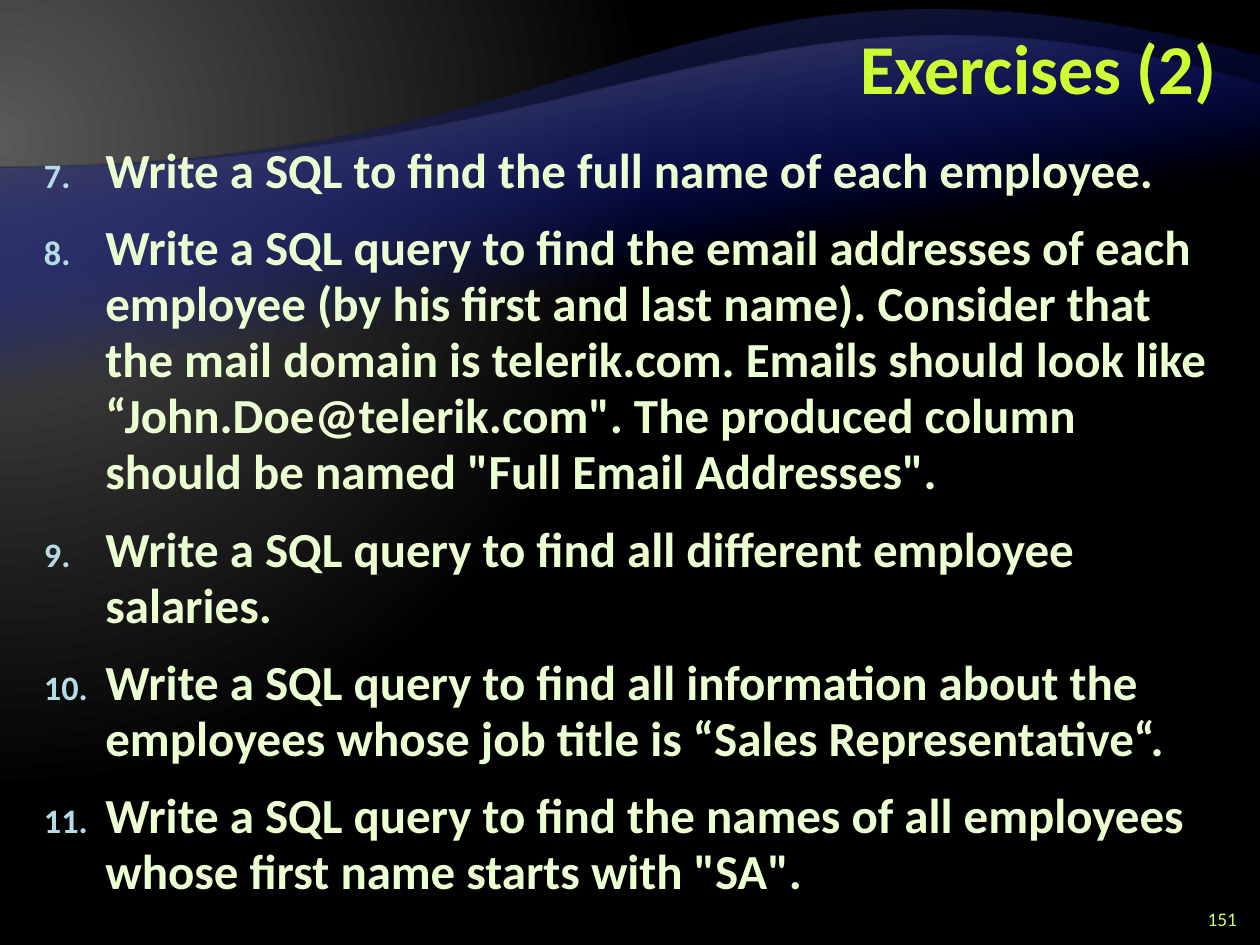
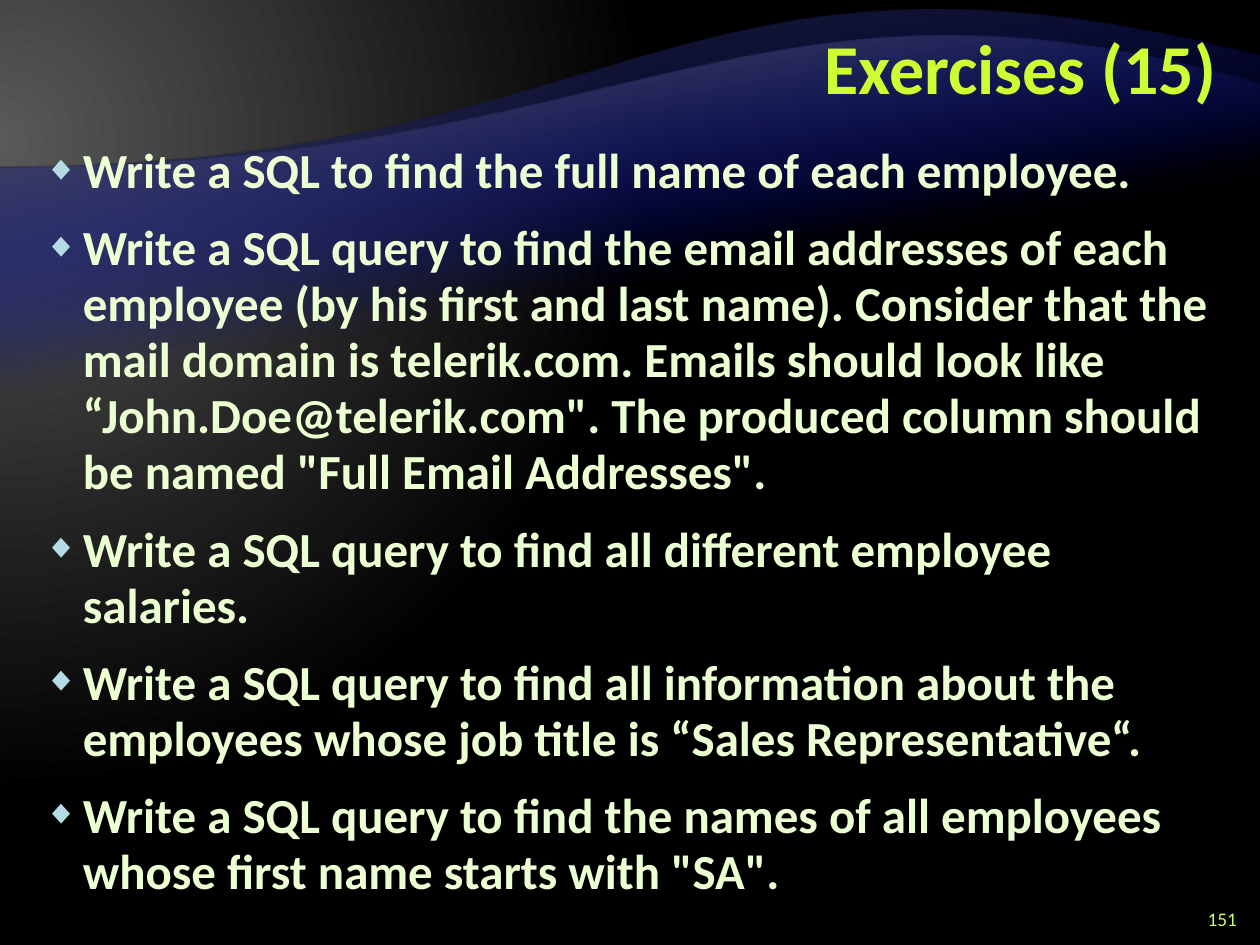
Before and after one commit to Graveheart/aspnetcourse, a slide deck: slide 151 of 2010/lectures/5. Databases, SQL and MS SQL Server.pptx. Drawn at 1260x945 pixels with LibreOffice and Linux fonts; fonts in the diff are those of the drawing; background and template pictures are left out. Boxes give left, top, right and bottom in pixels: in the first picture for what was removed or moved away, otherwise in the second. Text is boxed around its words. In the diff, an @@ line names an element or a change of style, - is before the commit and + after.

```diff
--- a/2010/lectures/5. Databases, SQL and MS SQL Server.pptx
+++ b/2010/lectures/5. Databases, SQL and MS SQL Server.pptx
@@ title at [825, 36, 1216, 105]: text changed @@
-Exercises (2)
+Exercises (15)
@@ text "Write a SQL to find ..." at [83, 148, 1207, 890]: bullet 1. to ◆ @@
```
Also in this commit, not shown: 10 other slides changed, 4 other files.
